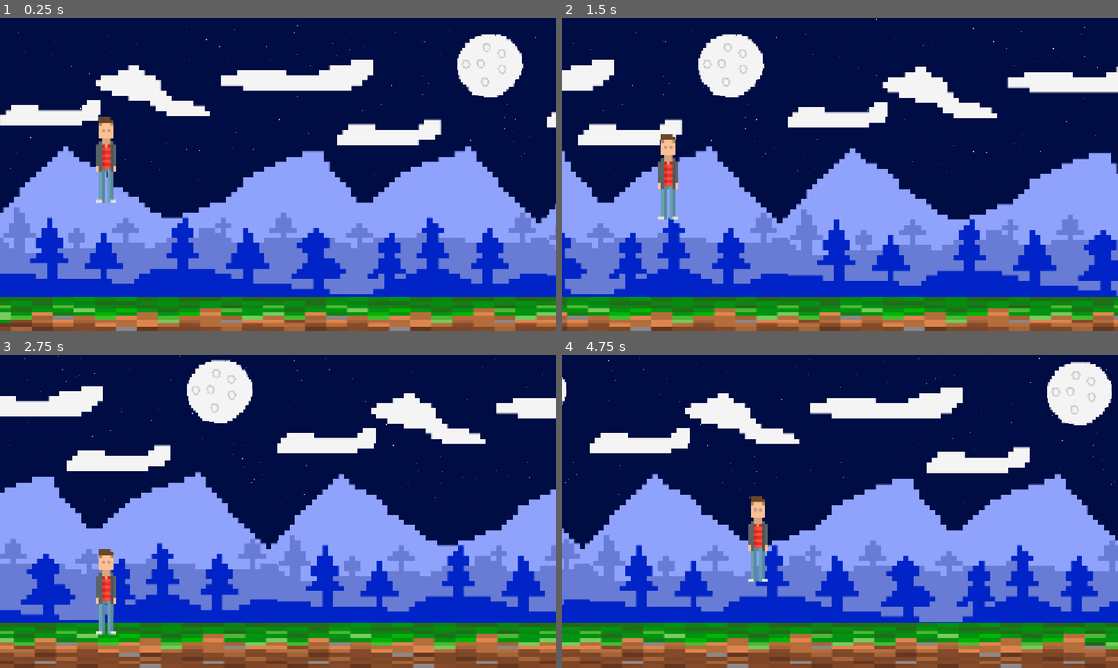
Above: before the commit, frames 1-4 (two rows, left to right).
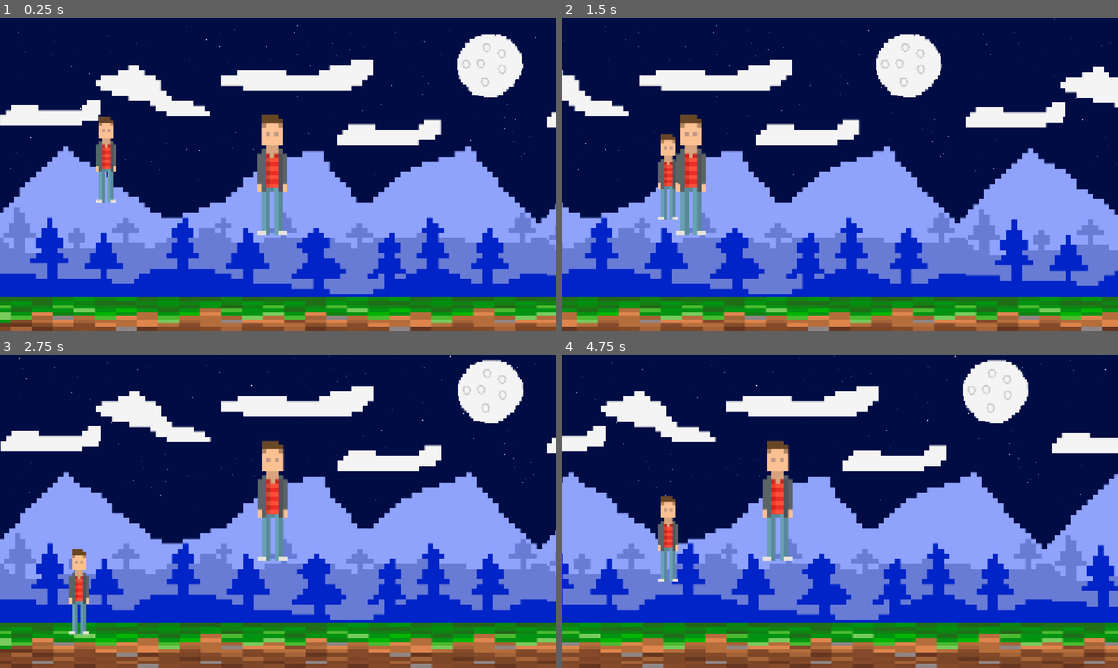
Above: after the commit, the same moments.

Repository: sabrinacandidogamer/atividadejogo01
Game: Godot game, scene res://node_2d.tscn
Same seed, same stepped clock (60 frames per second), same inputs: the game is played once before the commit and once after it.
Inputs:
- Up to frame 1 (0.25 s): no input
- Up to frame 2 (1.5 s): tap Enter (ui_accept) at 0.5, 0.77 s; hold Right (ui_right) from 0.53 s (still down)
- Up to frame 3 (2.75 s): tap Enter (ui_accept) at 1.52 s; release Right (ui_right) at 2.03 s; hold Left (ui_left) from 2.03 s (still down)
- Up to frame 4 (4.75 s): release Left (ui_left) at 2.78 s; hold Right (ui_right) 2.78-4.28 s; tap Enter (ui_accept) at 3.02, 3.77, 4.52 s; hold Left (ui_left) from 4.28 s (still down)

The runs differ from the first frame. In frame 1, 1.6% of the frame differs, in the area x 46-52%, y 30-70%; in frame 2, 35%; in frame 3, 39%; in frame 4, 44%, in the area x 0-100%, y 0-100%.

Commit message:
atualização

Diff:
--- a/node_2d.tscn
+++ b/node_2d.tscn
@@ -7,6 +7,8 @@
 
 [sub_resource type="RectangleShape2D" id="RectangleShape2D_va61t"]
 size = Vector2(2297, 70.99988)
+
+[sub_resource type="RectangleShape2D" id="RectangleShape2D_2qlsl"]
 
 [sub_resource type="CapsuleShape2D" id="CapsuleShape2D_2qlsl"]
 radius = 34.0
@@ -41,6 +43,14 @@
 scale = Vector2(0.99999976, 0.99999976)
 shape = SubResource("RectangleShape2D_va61t")
 
+[node name="personagem 2" type="CharacterBody2D" parent="cenario 1" unique_id=1234684972]
+
+[node name="CollisionShape2D" type="CollisionShape2D" parent="cenario 1/personagem 2" unique_id=753051813]
+shape = SubResource("RectangleShape2D_2qlsl")
+
+[node name="Sprite2D" type="Sprite2D" parent="cenario 1/personagem 2" unique_id=1713265883]
+texture = ExtResource("2_epypp")
+
 [node name="personagem" type="CharacterBody2D" parent="." unique_id=1420932122]
 position = Vector2(182, 364)
 script = ExtResource("3_0hol4")
